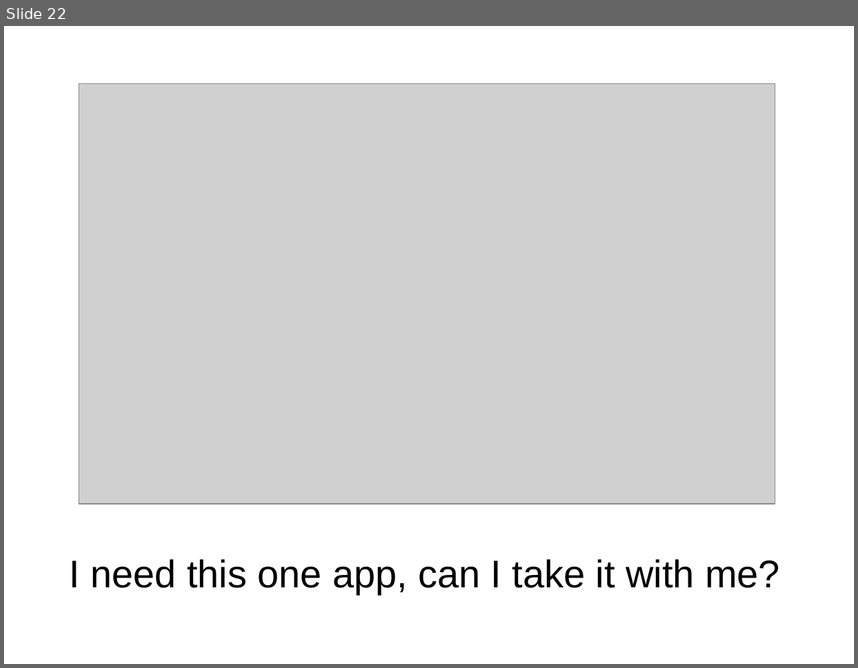
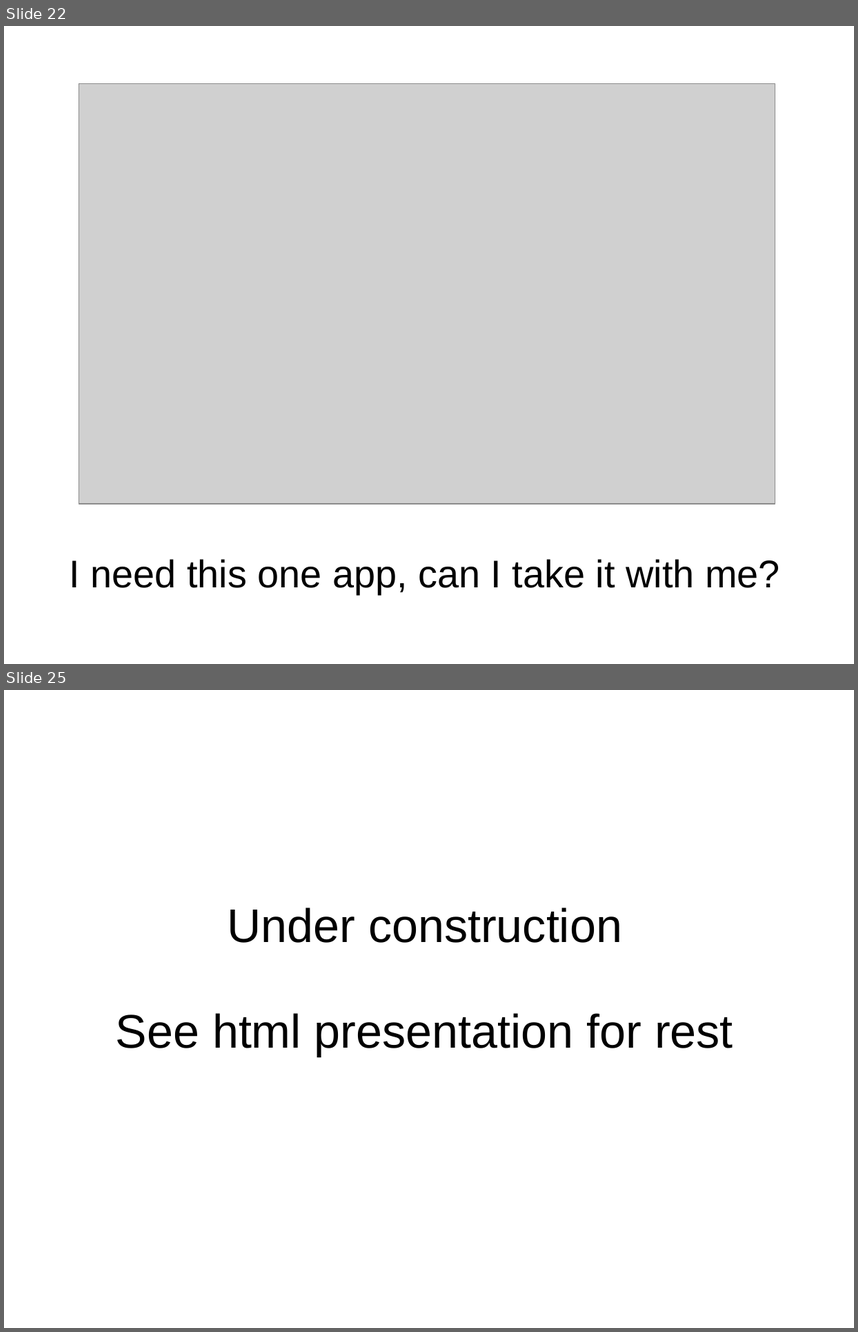
Before and after one commit to Winetricks/winezeug, a slide deck: cebit2009/talk.ppt. Shown one above the other, each under a label of ours: slide 22 before the commit, slides 22 and 25 after it; the slides between them are not shown. The pictures are 858x668 and 858x1332 pixels, drawn with LibreOffice and Linux fonts; fonts in the diff are those of the drawing; grey boxes stand for pictures. Boxes give left, top, right and bottom in pixels: in the first picture for what was removed or moved away, otherwise in the second. Text is boxed around its words. In the diff, an @@ line names an element or a change of style, - is before the commit and + after.

Commit message:
sync html and odp

```diff
--- a/cebit2009/talk.ppt
+++ b/cebit2009/talk.ppt
@@ slide 25 added at (4, 690, 854, 1328), background #FFFFFF @@
@@ title added at (116, 907, 733, 1056), 44 pt, text #000000 @@
+Under construction
+See html presentation for rest
```
Also in this commit, not shown: 2 other slides added, 3 other files.
